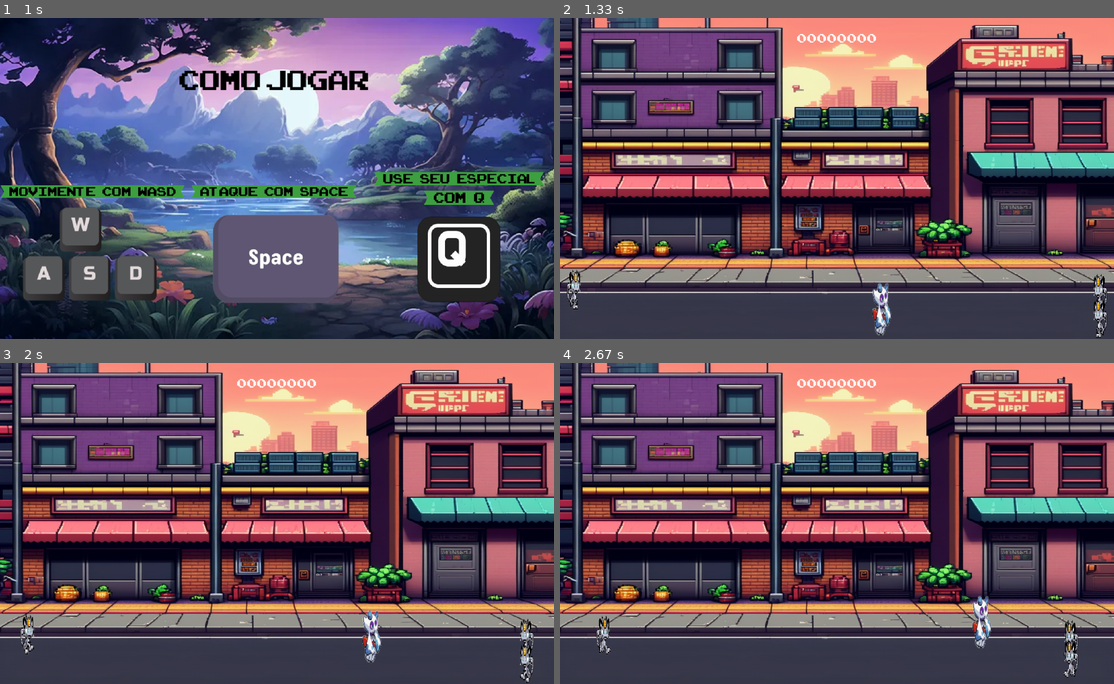
Above: before the commit, frames 1-4 (two rows, left to right).
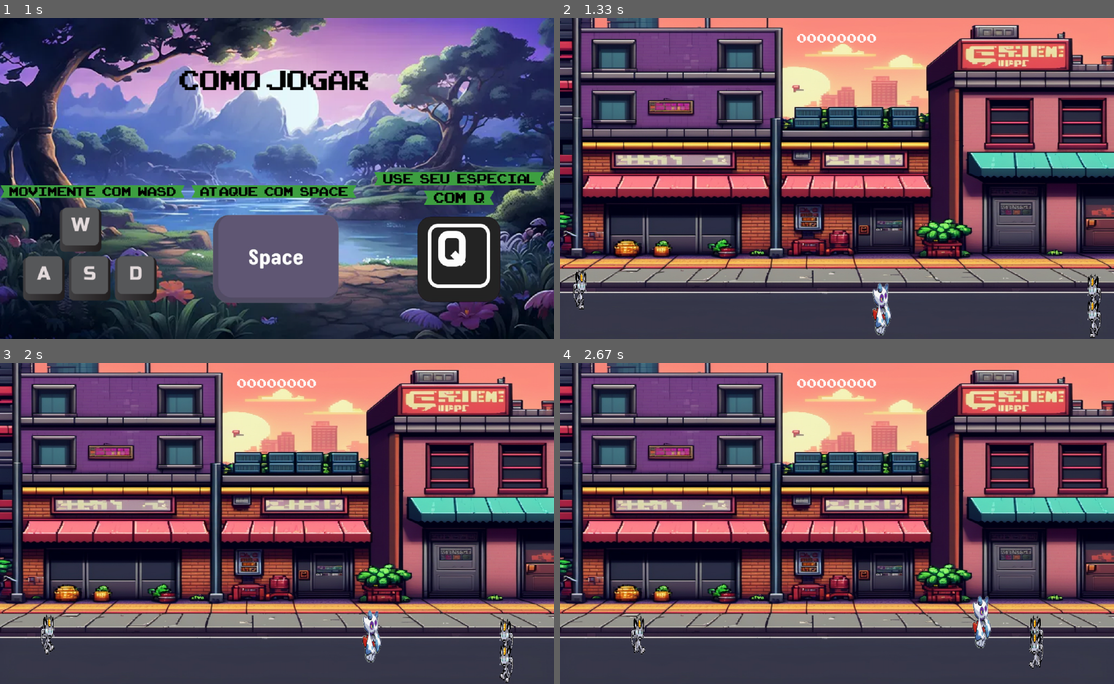
Above: after the commit, the same moments.

Repository: JPNoman/PyGame-Beat-Em-Up
Game: pygame game, started from jogo.py
Two runs of this game, one before a commit and one after it. Both use one fixed random seed, a clock stepped at 60 frames per second and the inputs below.
Inputs:
- Up to frame 1 (1 s): tap Space at 0.33, 0.67 s
- Up to frame 2 (1.33 s): tap Space at 1 s
- Up to frame 3 (2 s): hold D 1.33-1.8 s; hold W from 1.83 s (still down)
- Up to frame 4 (2.67 s): release W at 2.13 s; hold D 2.17-2.63 s

Frame 1 is identical in both runs. In frame 2, 0.8% of the frame differs, in the area x 1-99%, y 78-100%; in frame 3, 1.0%, in the area x 3-97%, y 78-100%; in frame 4, 1.0%.

Commit message:
tentative de force push

Diff:
--- a/jogo.py
+++ b/jogo.py
@@ -302,8 +302,8 @@
             direction_y = (player_y - enemy_y) / distance
 
             # Ajustar a velocidade
-            self.speedx = direction_x * 1.5
-            self.speedy = direction_y * 1.5
+            self.speedx = direction_x * 2.5
+            self.speedy = direction_y * 2.5
 
         if now - self.last_update > self.frame_rate:
             self.last_update = now
